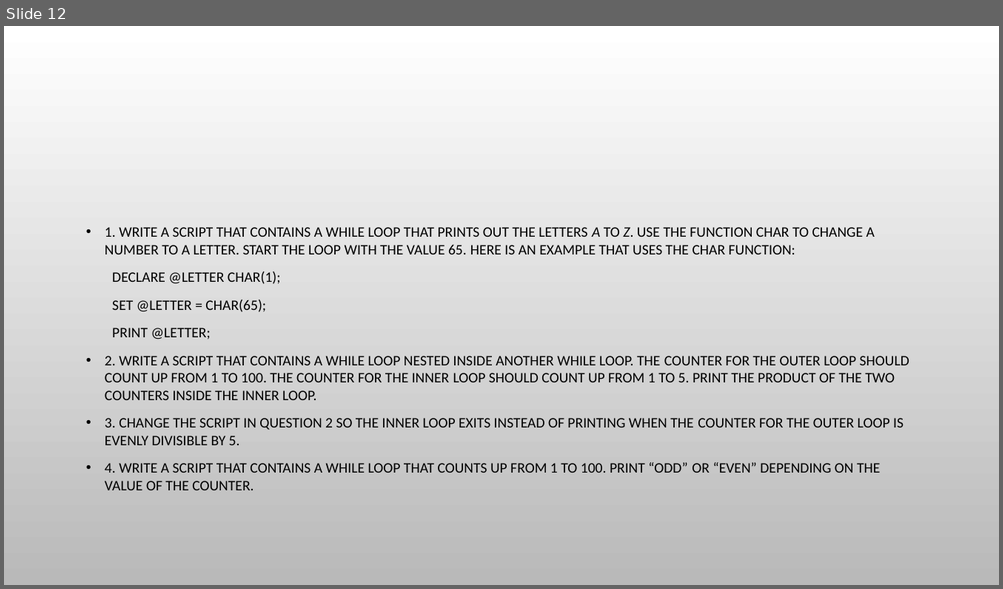
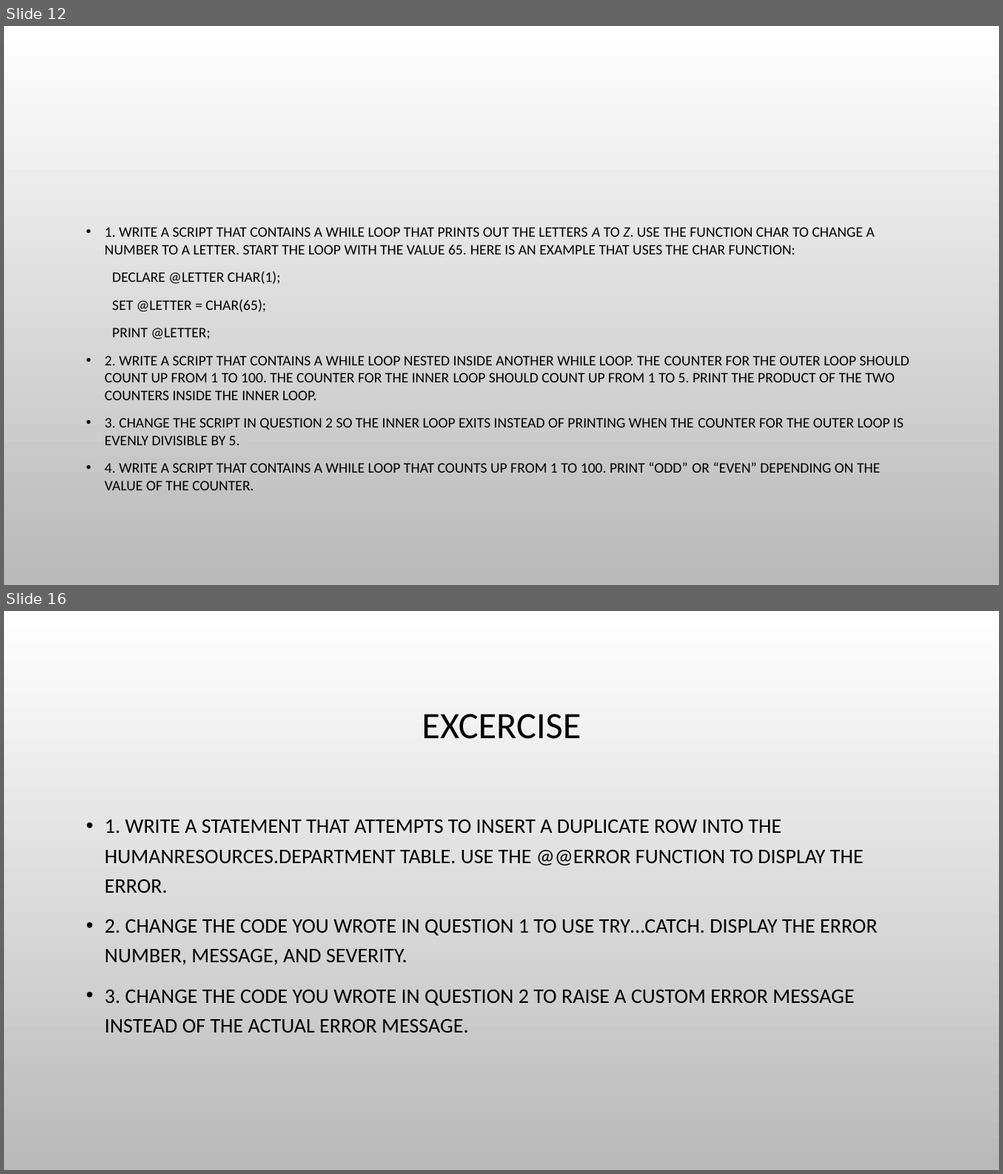
Before and after one commit to urosgodnov/Famnit, a slide deck: PPT/Understanding T-SQL Programming Logic.pptx. Shown one above the other, each under a label of ours: slide 12 before the commit, slides 12 and 16 after it; the slides between them are not shown. The pictures are 1003x589 and 1003x1174 pixels, drawn with LibreOffice and Linux fonts; fonts in the diff are those of the drawing; background and template pictures are left out. Boxes give left, top, right and bottom in pixels: in the first picture for what was removed or moved away, otherwise in the second. Text is boxed around its words. In the diff, an @@ line names an element or a change of style, - is before the commit and + after.

```diff
--- a/PPT/Understanding T-SQL Programming Logic.pptx
+++ b/PPT/Understanding T-SQL Programming Logic.pptx
@@ slide 16 added at (4,611,999,1170), background picture (left out) @@
@@ title added at (421,714,580,739), 36 pt, text #000000 @@
+EXCERCISE
@@ text added at (105,820,877,1033), 20 pt, text #000000 @@
+• 1. WRITE A STATEMENT THAT ATTEMPTS TO INSERT A DUPLICATE ROW INTO THE HUMANRESOURCES.DEPARTMENT TABLE. USE THE @@ERROR FUNCTION TO DISPLAY THE ERROR.
+• 2. CHANGE THE CODE YOU WROTE IN QUESTION 1 TO USE TRY…CATCH. DISPLAY THE ERROR NUMBER, MESSAGE, AND SEVERITY.
+• 3. CHANGE THE CODE YOU WROTE IN QUESTION 2 TO RAISE A CUSTOM ERROR MESSAGE INSTEAD OF THE ACTUAL ERROR MESSAGE.
```
Also in this commit, not shown: 6 other slides added, 1 other file.
